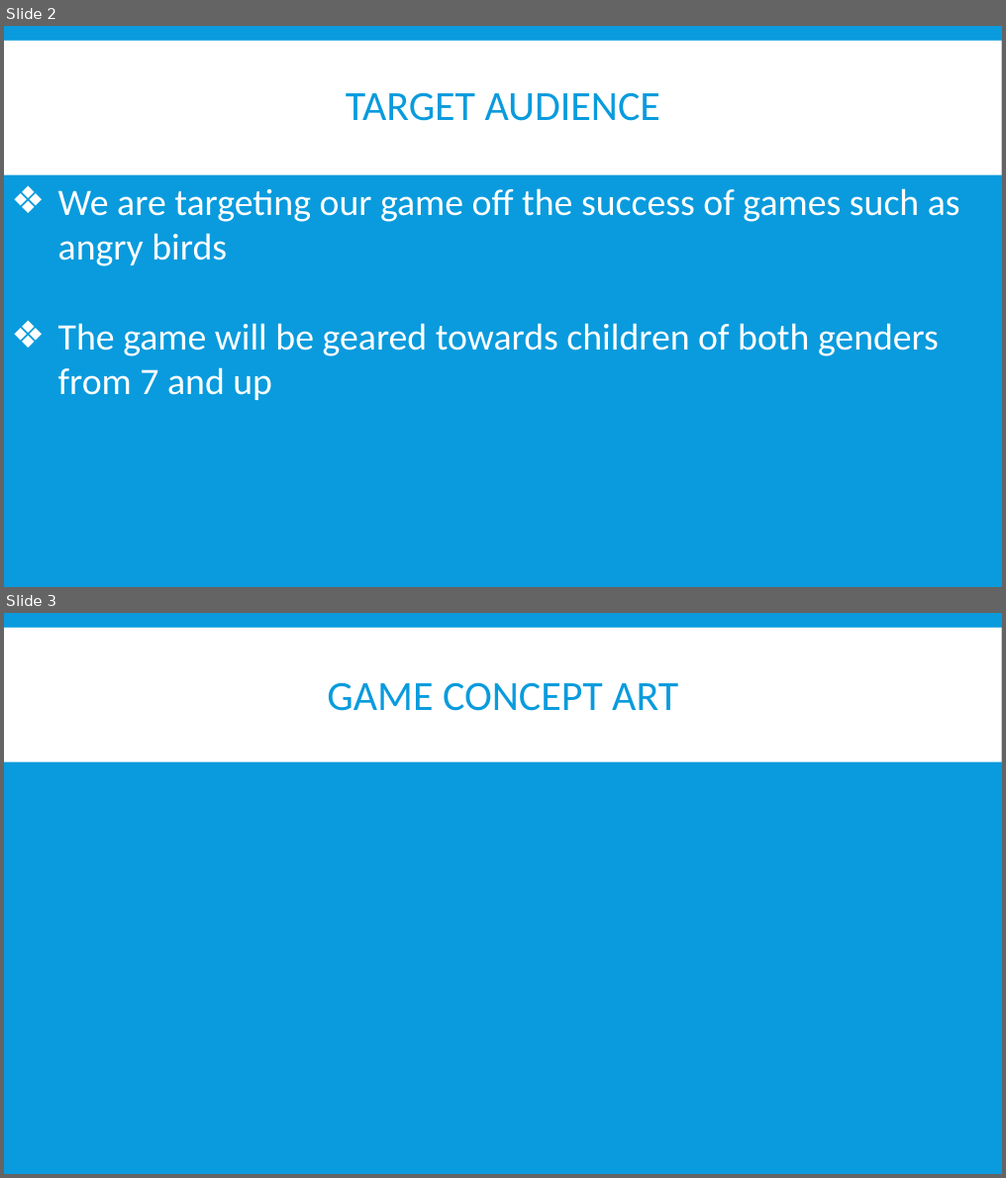
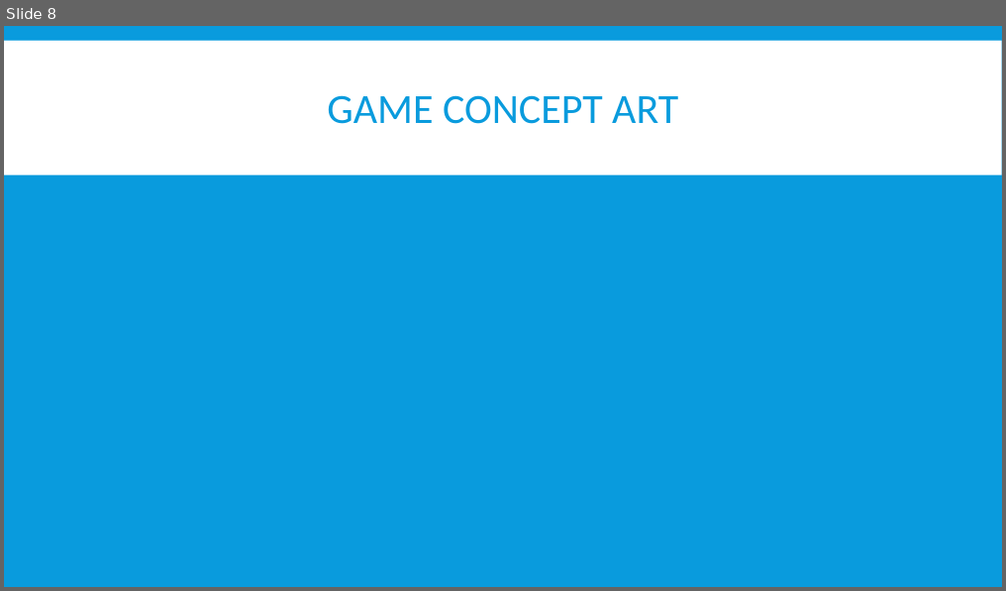
Before and after one commit to UoSGamesGroups/second-semester-s2-group-6, a slide deck: Presentation/L4-5-Group 8 -First presentation.pptx. Shown one above the other, each under a label of ours: slides 2 and 3 before the commit, slide 8 after it. The pictures are 1006x1178 and 1006x591 pixels, drawn with LibreOffice and Linux fonts; fonts in the diff are those of the drawing. Boxes give left, top, right and bottom in pixels: in the first picture for what was removed or moved away, otherwise in the second. Text is boxed around its words. In the diff, an @@ line names an element or a change of style, - is before the commit and + after.

```diff
--- a/Presentation/L4-5-Group 8 -First presentation.pptx
+++ b/Presentation/L4-5-Group 8 -First presentation.pptx
@@ slide 2 removed at box(4, 26, 1002, 587), background #099BDD; not listed: 1 template element that a slide beside it also shows @@
@@ title removed at box(346, 92, 660, 121) @@
-TARGET AUDIENCE
@@ text removed at box(58, 188, 960, 400) @@
-❖ We are targeting our game off the success of games such as angry birds
-❖ The game will be geared towards children of both genders from 7 and up
@@ what was slide 3 is now slide 8 @@
```
Also in this commit, not shown: 2 slides changed, 5 slides added, 2 other slides removed, 5 other files.
